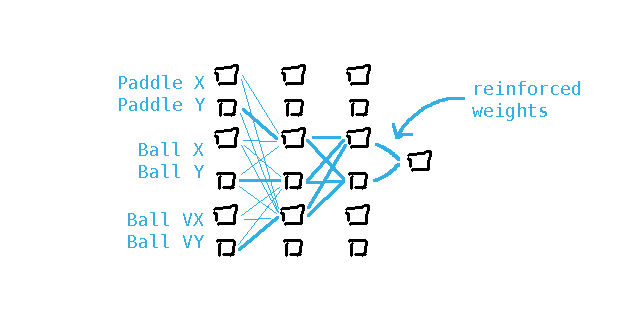
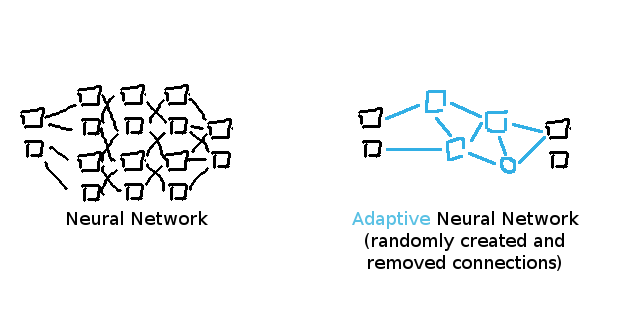
Two versions of the same layered image (640px x 320px). Layer-by-layer changes:
hid group "pong-network-03" (4 layers) over (119, 64, 580, 257)
showed "adaptive-nn", painted on it over (20, 84, 579, 271)
